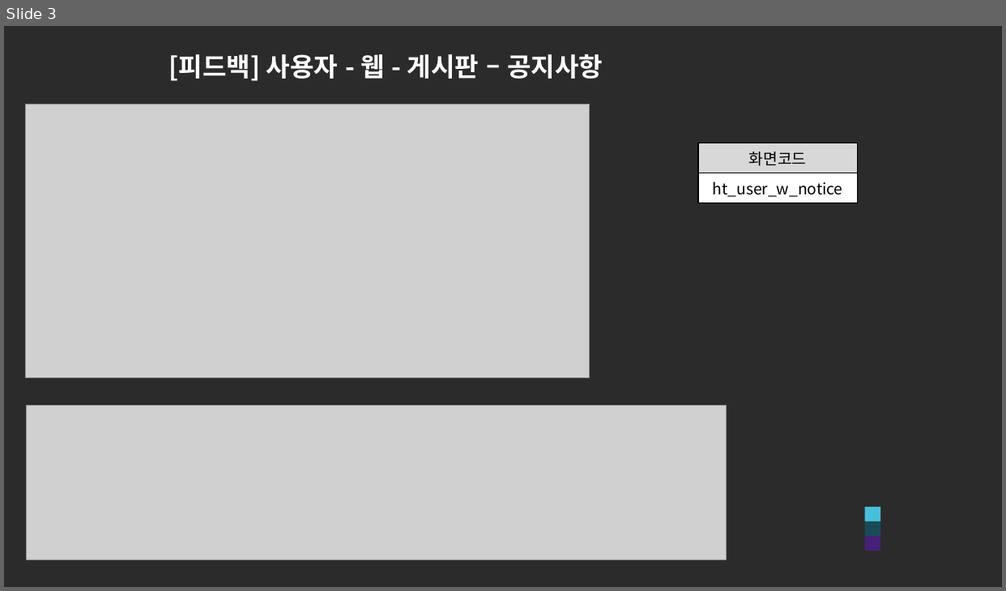
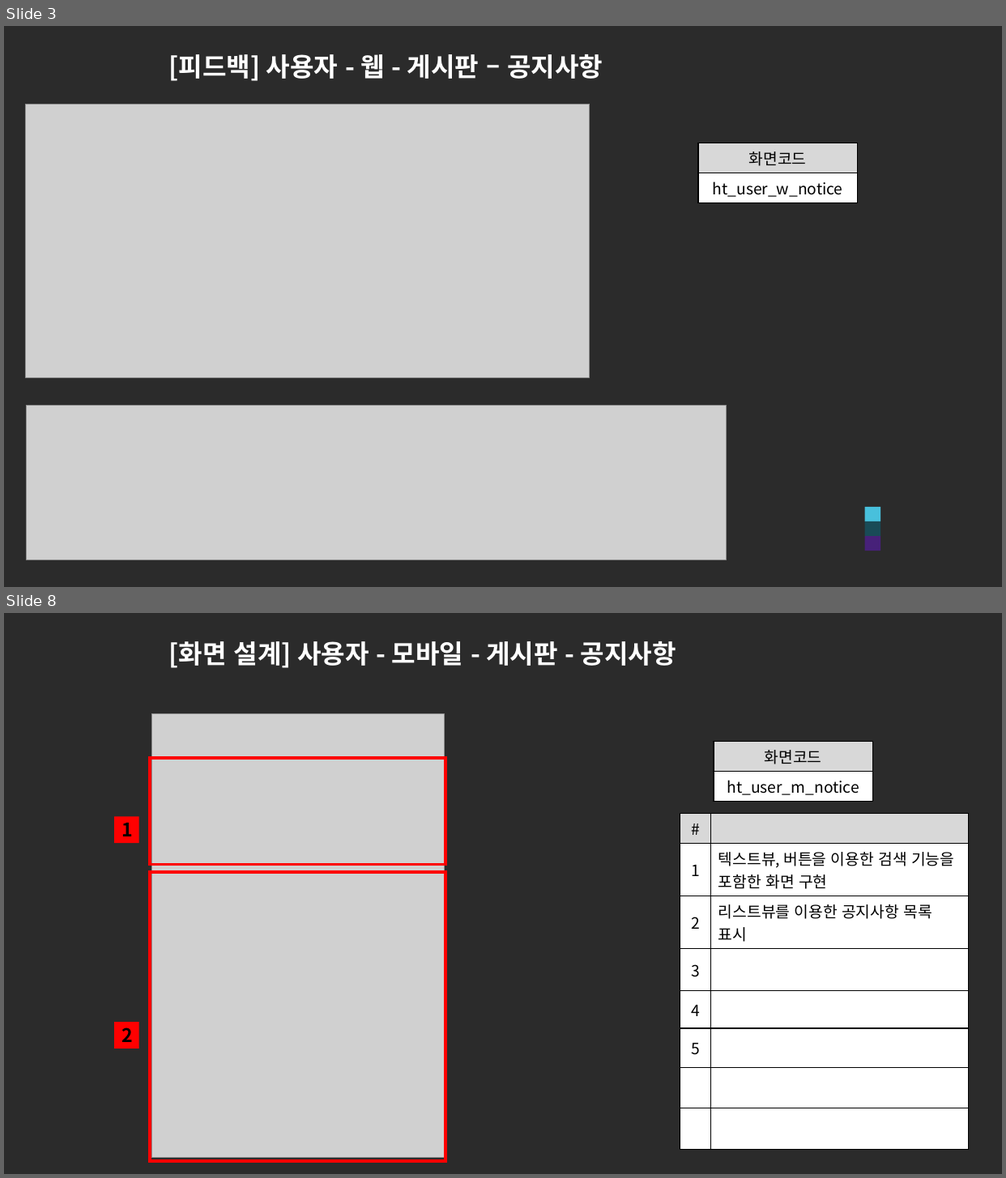
Before and after one commit to ezenteam2/e-Zone, a slide deck: 0 발표용 파워포인트/0501 5차발표/0501 project05 - 파워포인트 - 현태.pptx. Shown one above the other, each under a label of ours: slide 3 before the commit, slides 3 and 8 after it; the slides between them are not shown. The pictures are 1006x591 and 1006x1178 pixels, drawn with LibreOffice and Linux fonts; fonts in the diff are those of the drawing; grey boxes stand for pictures; background and template pictures are left out; a plain dark background stands for a picture behind light text. Boxes give left, top, right and bottom in pixels: in the first picture for what was removed or moved away, otherwise in the second. Text is boxed around its words. In the diff, an @@ line names an element or a change of style, - is before the commit and + after.

```diff
--- a/0 발표용 파워포인트/0501 5차발표/0501 project05 - 파워포인트 - 현태.pptx
+++ b/0 발표용 파워포인트/0501 5차발표/0501 project05 - 파워포인트 - 현태.pptx
@@ slide 8 added at [4,613,1002,1174], background picture (left out) @@
@@ text added at [169,641,676,668], 25 pt, text #FFFFFF, bold @@
+[화면 설계] 사용자 - 모바일 - 게시판 - 공지사항
@@ picture added at [152,714,444,1158] @@
@@ rectangle added at [149,758,445,865], outline #FF0000 3 pt @@
@@ table added at [714,741,873,798], 2 rows, 1 columns @@
+화면코드
+ht_user_m_notice
@@ rectangle added at [114,816,138,843], fill #FF0000, 18 pt, text #000000, bold @@
+1
@@ table added at [680,814,969,1131], 8 rows, 2 columns @@
+# | 
+1 | 텍스트뷰, 버튼을 이용한 검색 기능을 포함한 화면 구현
+2 | 리스트뷰를 이용한 공지사항 목록 표시
+3 | 
+4 | 
+5 | 
+ | 
+ | 
@@ rectangle added at [149,872,445,1161], outline #FF0000 3 pt @@
@@ rectangle added at [114,1023,138,1049], fill #FF0000, 18 pt, text #000000, bold @@
+2
@@ rectangle added at [865,1094,880,1110], fill #48C0DC @@
@@ rectangle added at [865,1109,880,1123], fill #194B57 @@
@@ rectangle added at [865,1123,880,1139], fill #472179 @@
```
Also in this commit, not shown: 1 slide changed, 20 other slides added, 3 other files.
